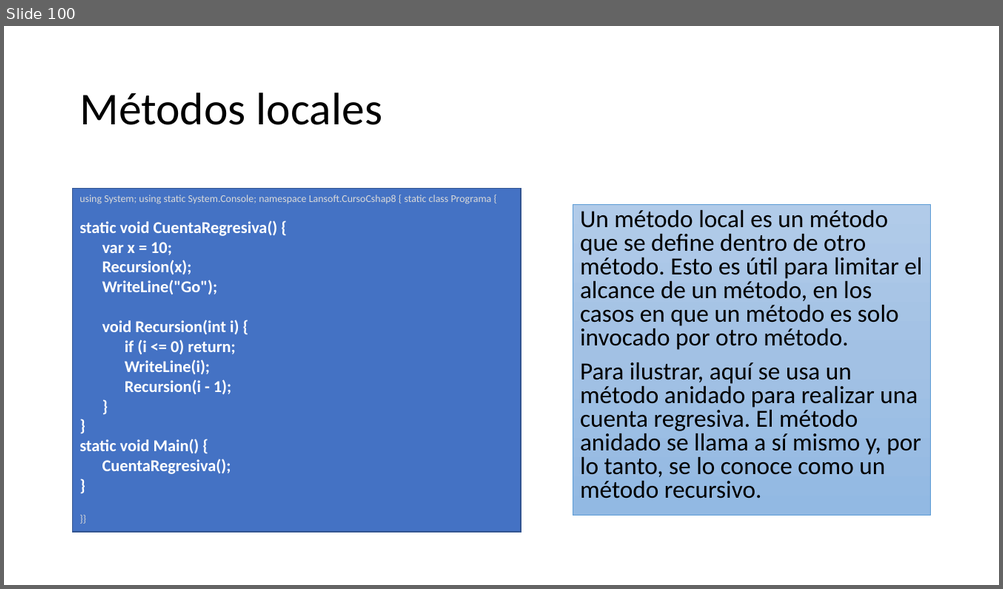
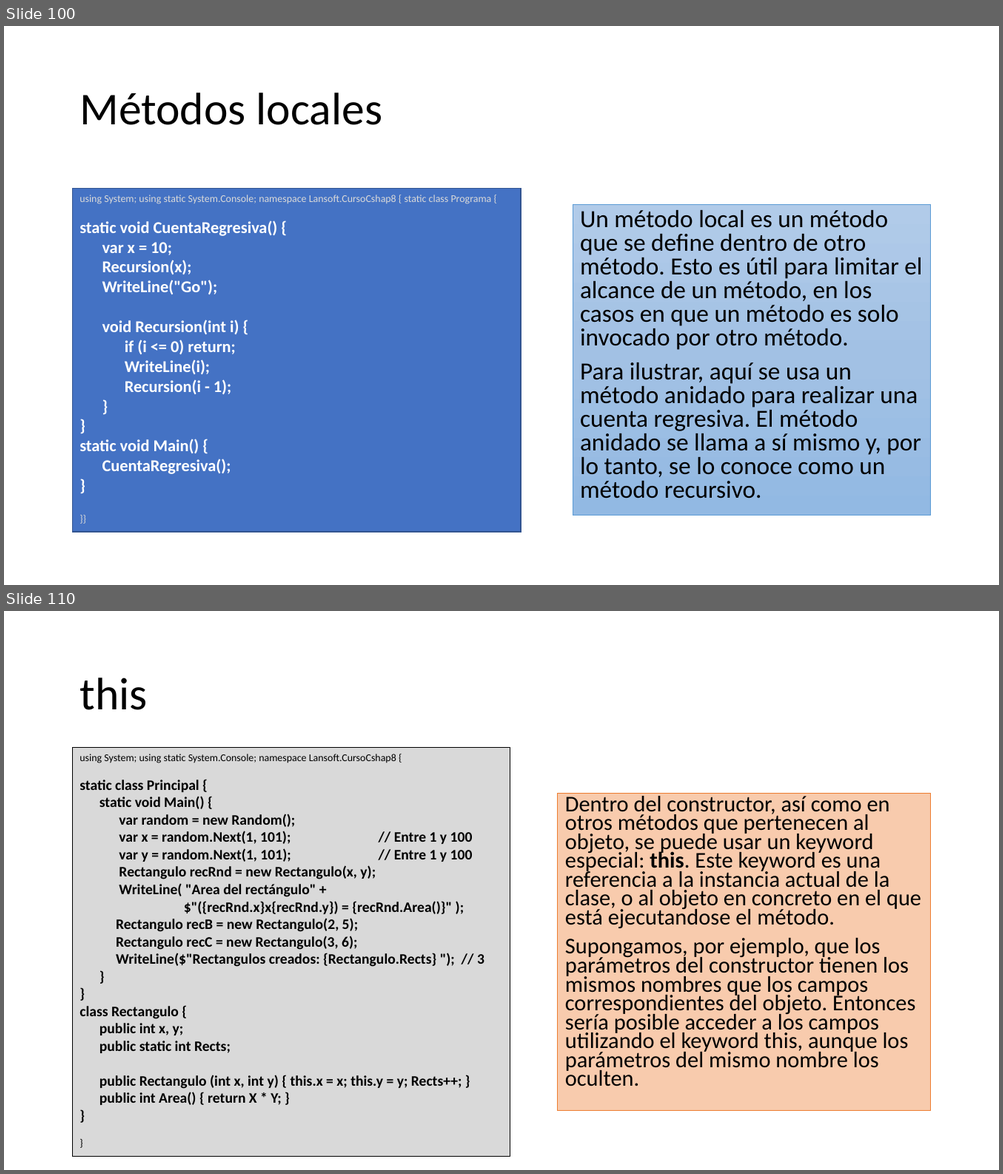
Before and after one commit to AlbertOsinaga/CursoCSharp__8, a slide deck: CSharpQuickReferencia.pptx. Shown one above the other, each under a label of ours: slide 100 before the commit, slides 100 and 110 after it; the slides between them are not shown. The pictures are 1003x589 and 1003x1174 pixels, drawn with LibreOffice and Linux fonts; fonts in the diff are those of the drawing. Boxes give left, top, right and bottom in pixels: in the first picture for what was removed or moved away, otherwise in the second. Text is boxed around its words. In the diff, an @@ line names an element or a change of style, - is before the commit and + after.

```diff
--- a/CSharpQuickReferencia.pptx
+++ b/CSharpQuickReferencia.pptx
@@ slide 110 added at [4,611,999,1170], background #FFFFFF @@
@@ title added at [79,678,147,710], 44 pt, text #000000 @@
+this
@@ rectangle added at [73,748,510,1157], fill #D9D9D9, outline #000000 0.5 pt, 14 pt, text #000000, bold @@
+using System; using static System.Console; namespace Lansoft.CursoCshap8 {
+static class Principal {
+static void Main() {
+var random = new Random();
+var x = random.Next(1, 101); // Entre 1 y 100
+var y = random.Next(1, 101); // Entre 1 y 100
+Rectangulo recRnd = new Rectangulo(x, y);
+WriteLine( "Area del rectángulo" +
+$"({recRnd.x}x{recRnd.y}) = {recRnd.Area()}" );
+Rectangulo recB = new Rectangulo(2, 5);
+Rectangulo recC = new Rectangulo(3, 6);
+WriteLine($"Rectangulos creados: {Rectangulo.Rects} "); // 3
+}
+}
+class Rectangulo {
+public int x, y;
+public static int Rects;
+public Rectangulo (int x, int y) { this.x = x; this.y = y; Rects++; }
+public int Area() { return X * Y; }
+}
+}
@@ text added at [558,793,930,1111], fill #F8CBAD, outline #ED7D31 0.5 pt, 21.7 pt, text #000000 @@
+Dentro del constructor, así como en otros métodos que pertenecen al objeto, se puede usar un keyword especial: this. Este keyword es una referencia a la instancia actual de la clase, o al objeto en concreto en el que está ejecutandose el método.
+Supongamos, por ejemplo, que los parámetros del constructor tienen los mismos nombres que los campos correspondientes del objeto. Entonces sería posible acceder a los campos utilizando el keyword this, aunque los parámetros del mismo nombre los oculten.
```
Also in this commit, not shown: 10 other slides added, 1 other file.
